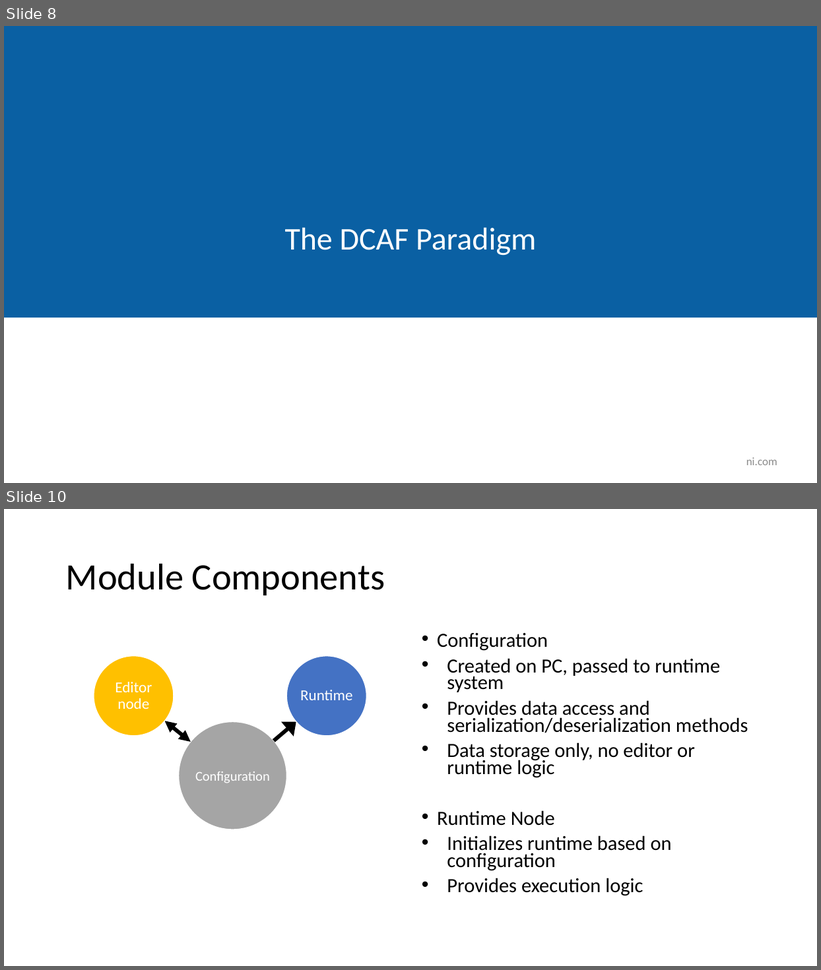
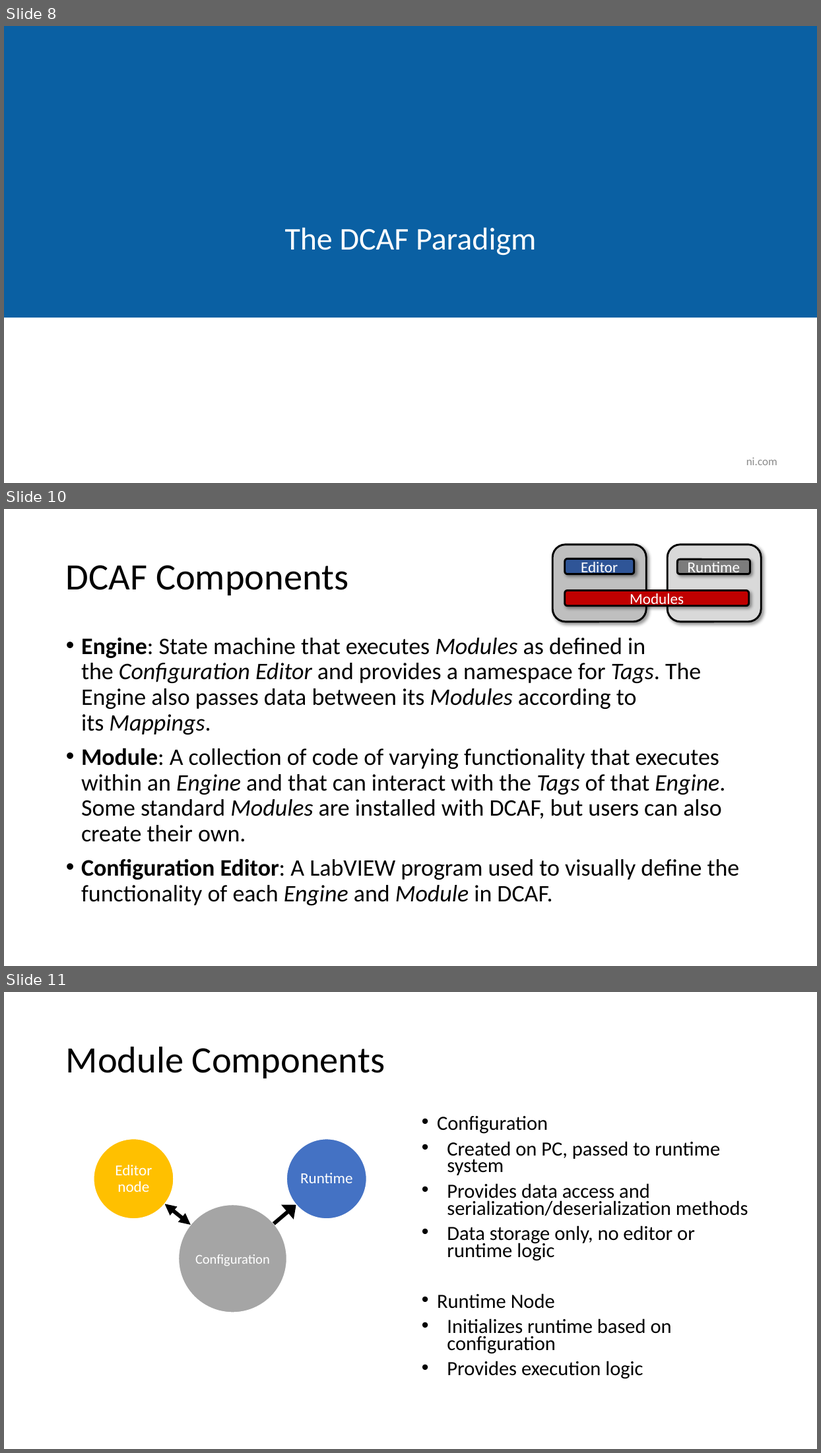
Before and after one commit to LabVIEW-DCAF/Documentation, a slide deck: Trunk/Getting Started Material/DCAF Training/1 Introduction to DCAF.pptx. Shown one above the other, each under a label of ours: slides 8 and 10 before the commit, slides 8, 10 and 11 after it; the slides between them are not shown. The pictures are 821x970 and 821x1453 pixels, drawn with LibreOffice and Linux fonts; fonts in the diff are those of the drawing; background and template pictures are left out. Boxes give left, top, right and bottom in pixels: in the first picture for what was removed or moved away, otherwise in the second. Text is boxed around its words. In the diff, an @@ line names an element or a change of style, - is before the commit and + after.

Commit message:
First pass at ch3 DCAF Components
Did a first pass on arranging the content for the DCAF components session. Moved some things in and out of ch1 and 5

```diff
--- a/Trunk/Getting Started Material/DCAF Training/1 Introduction to DCAF.pptx
+++ b/Trunk/Getting Started Material/DCAF Training/1 Introduction to DCAF.pptx
@@ slide 10 added at (4, 509, 817, 966), background #FFFFFF @@
@@ rounded rectangle added at (553, 545, 647, 622), fill #BFBFBF, outline #000000 2.25 pt @@
@@ rounded rectangle added at (668, 545, 762, 622), fill #D9D9D9, outline #000000 2.25 pt @@
@@ title added at (66, 565, 349, 595), 44 pt, text #000000 @@
+DCAF Components
@@ rounded rectangle added at (565, 559, 635, 574), fill #2F5597, outline #000000 2.25 pt, 18 pt, text #FFFFFF @@
+Editor
@@ rounded rectangle added at (677, 559, 750, 574), fill #7C7C7C, outline #000000 2.25 pt, 18 pt, text #FFFFFF @@
+Runtime
@@ rounded rectangle added at (565, 591, 749, 606), fill #C00000, outline #000000 2.25 pt, 18 pt, text #FFFFFF @@
+Modules
@@ text added at (81, 638, 740, 906), 28 pt, text #000000 @@
+• Engine: State machine that executes Modules as defined in the Configuration Editor and provides a namespace for Tags. The Engine also passes data between its Modules according to its Mappings.
+• Module: A collection of code of varying functionality that executes within an Engine and that can interact with the Tags of that Engine. Some standard Modules are installed with DCAF, but users can also create their own.
+• Configuration Editor: A LabVIEW program used to visually define the functionality of each Engine and Module in DCAF.
@@ what was slide 10 is now slide 11 @@
```
Also in this commit, not shown: 3 slides changed, 1 other slide added, 1 other file.
